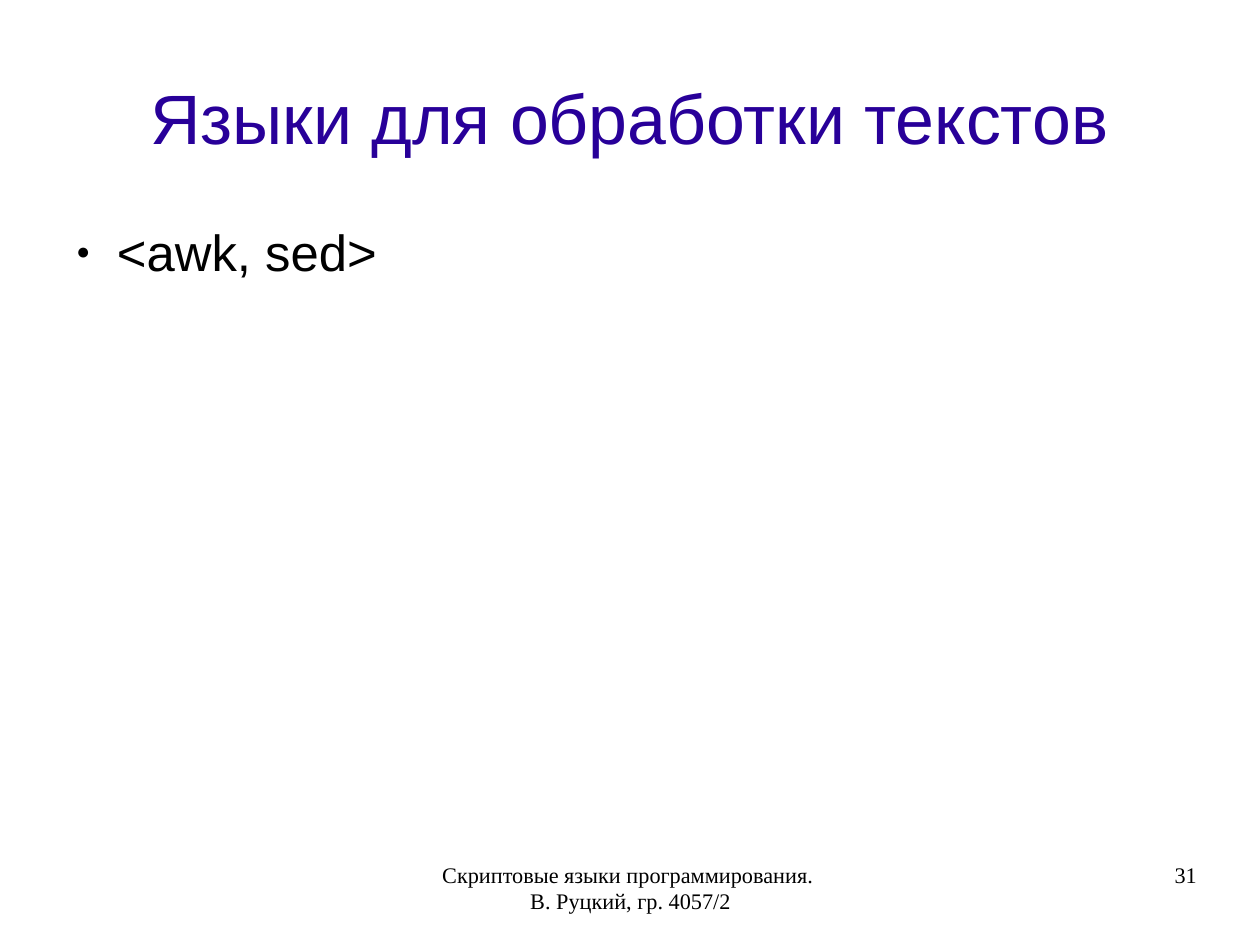
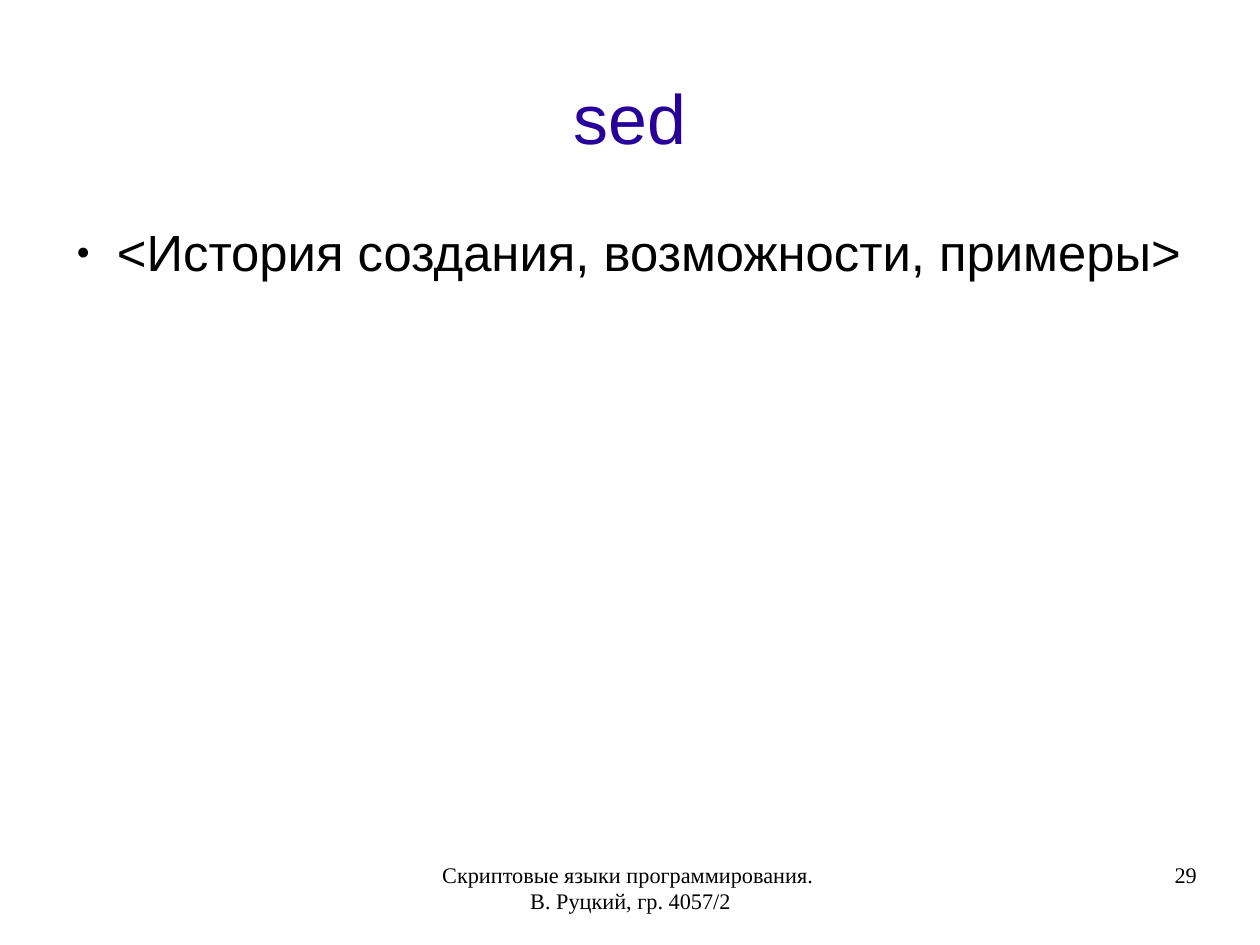
Before and after one commit to rutsky/semester07, a slide deck: slide 29 of Operation_systems/scripting_languages/40572_Rutsky_Scripting_languages.odp (slide 31 before the commit). Drawn at 1260x945 pixels with LibreOffice and Linux fonts; fonts in the diff are those of the drawing. Boxes give left, top, right and bottom in pixels: in the first picture for what was removed or moved away, otherwise in the second. Text is boxed around its words. In the diff, an @@ line names an element or a change of style, - is before the commit and + after.

Commit message:
Updated presentation.

```diff
--- a/Operation_systems/scripting_languages/40572_Rutsky_Scripting_languages.odp
+++ b/Operation_systems/scripting_languages/40572_Rutsky_Scripting_languages.odp
@@ title at [574,93,687,145]: text changed @@
-Языки для обработки текстов
+sed
@@ text at [117,236,1181,282]: text changed @@
-● <awk, sed>
+● <История создания, возможности, примеры>
@@ page number at [1175,868,1197,884]: text changed @@
-31
+29
```
Also in this commit, not shown: 2 other slides changed, 3 slides added, 1 other file.
